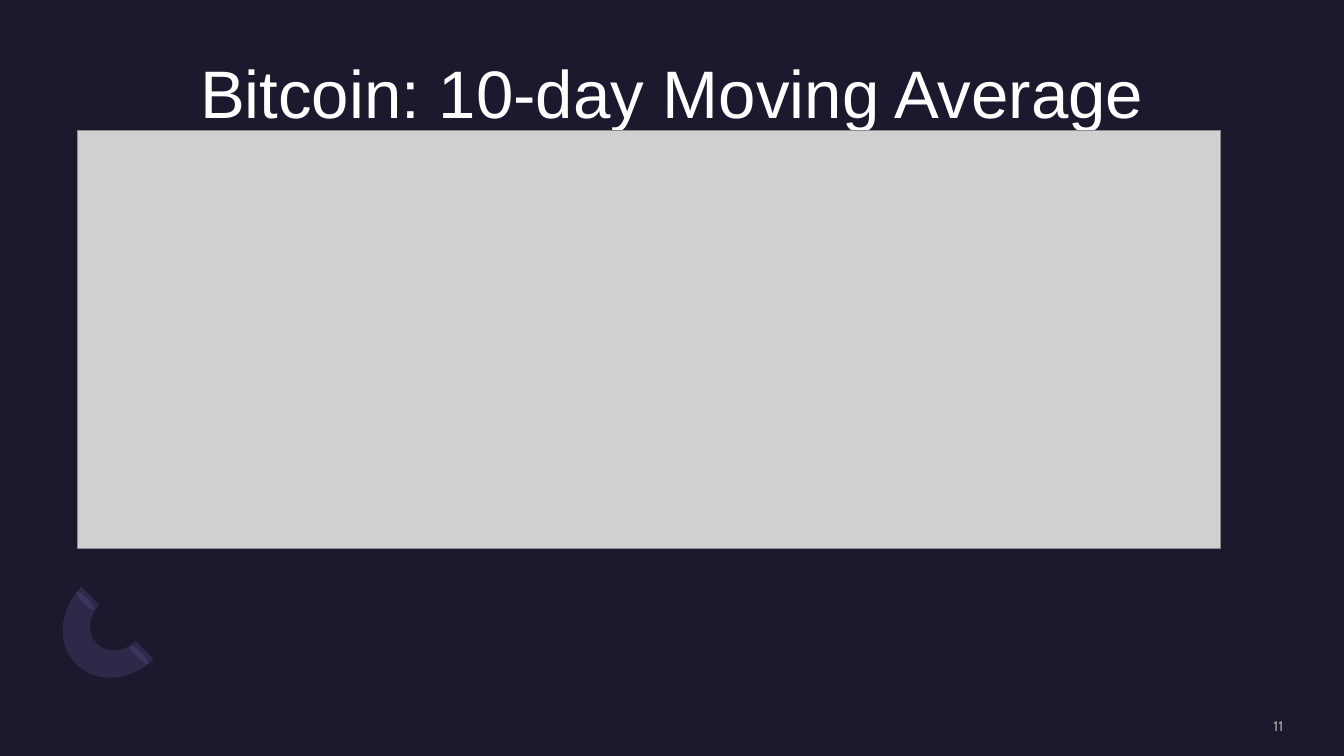
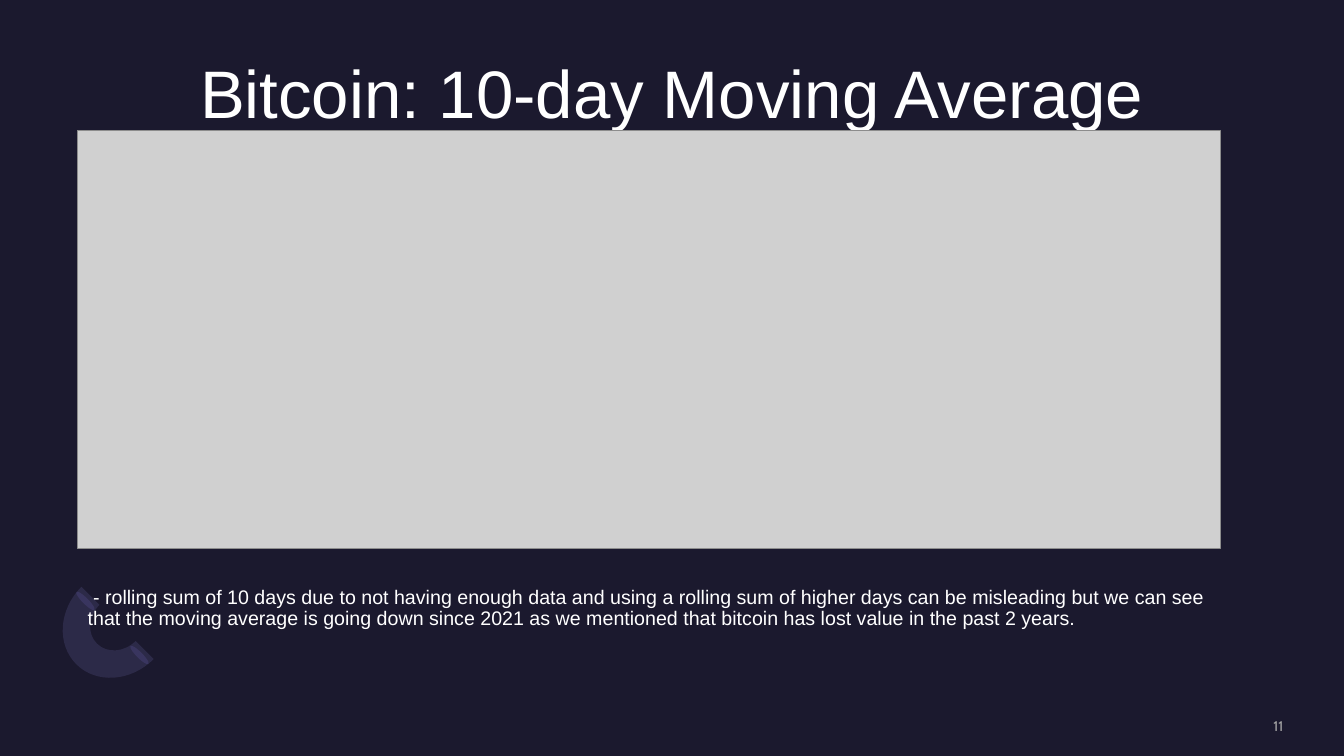
Before and after one commit to MlondiMq/Assignment-4, a slide deck: slide 11 of STOCK MARKET INVESTMENT STRATEGY.pptx. Drawn at 1344x756 pixels with LibreOffice and Linux fonts; fonts in the diff are those of the drawing; grey boxes stand for pictures. Boxes give left, top, right and bottom in pixels: in the first picture for what was removed or moved away, otherwise in the second. Text is boxed around its words. In the diff, an @@ line names an element or a change of style, - is before the commit and + after.

```diff
--- a/STOCK MARKET INVESTMENT STRATEGY.pptx
+++ b/STOCK MARKET INVESTMENT STRATEGY.pptx
@@ text added at [88, 589, 1204, 629], 14 pt, text #FFFFFF @@
+- rolling sum of 10 days due to not having enough data and using a rolling sum of higher days can be misleading but we can see that the moving average is going down since 2021 as we mentioned that bitcoin has lost value in the past 2 years.
```
Also in this commit, not shown: 4 other slides changed, 1 slide added, 1 slide removed.
